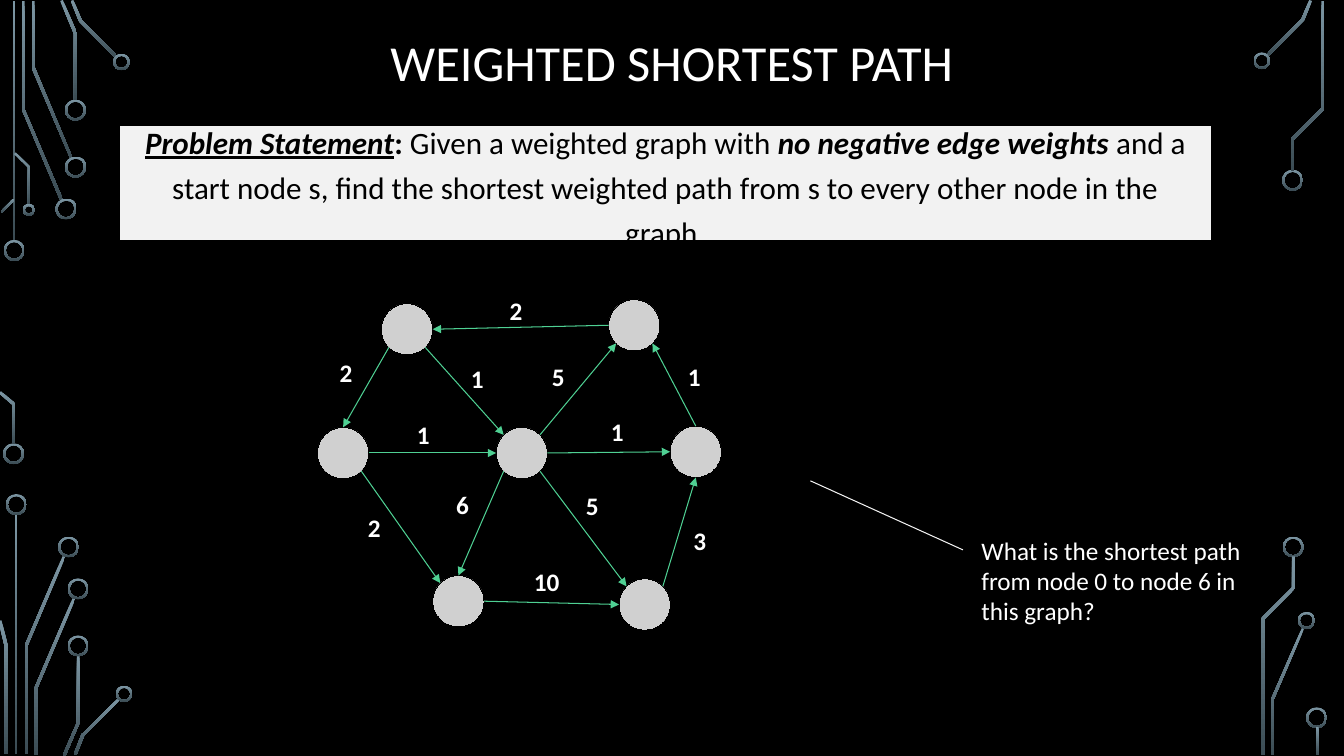
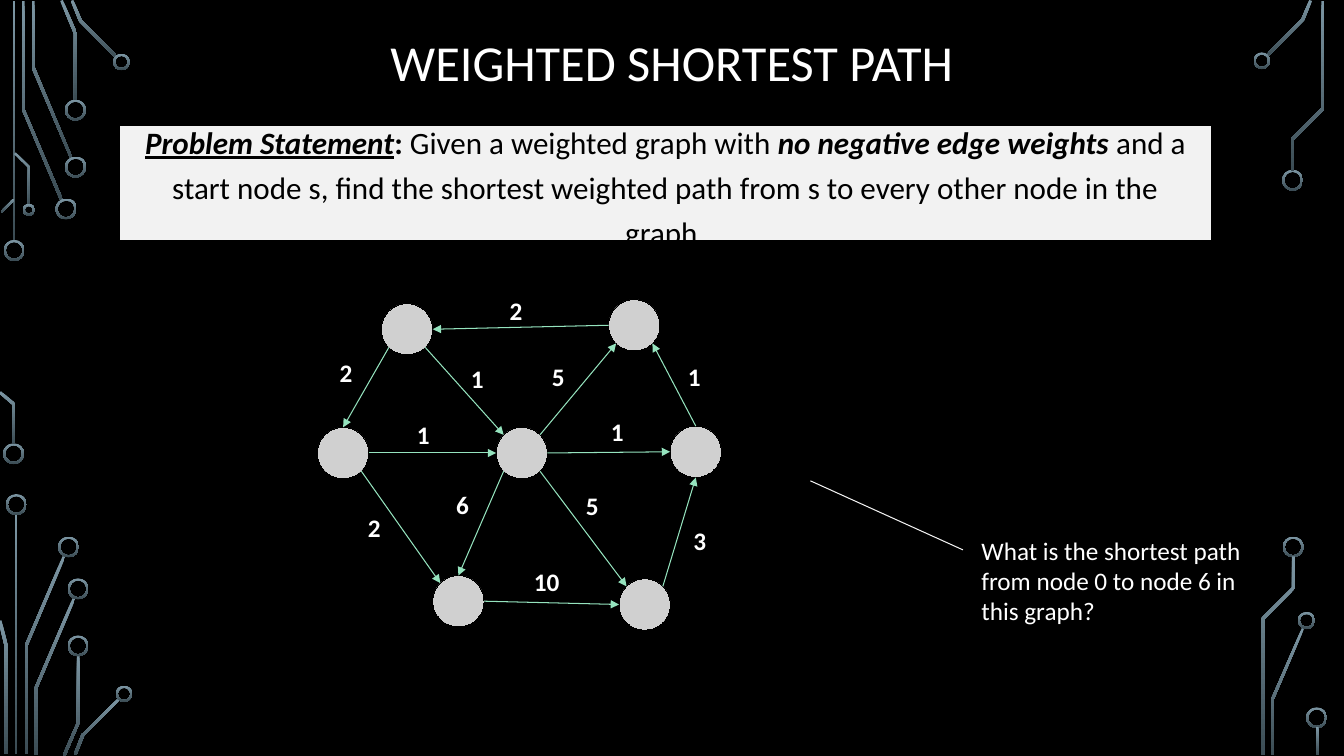
Before and after one commit to markfloryan/dsa2, a slide deck: slide 4 of slides/03-2-DijkstraAndPrim.pptx. Drawn at 1344x756 pixels with LibreOffice and Linux fonts; fonts in the diff are those of the drawing; grey boxes stand for pictures; background and template pictures are left out. Boxes give left, top, right and bottom in pixels: in the first picture for what was removed or moved away, otherwise in the second. Text is boxed around its words. In the diff, an @@ line names an element or a change of style, - is before the commit and + after.

```diff
--- a/slides/03-2-DijkstraAndPrim.pptx
+++ b/slides/03-2-DijkstraAndPrim.pptx
@@ arrow (609, 326) - (433, 330): stroke #4FD093 0.75 pt to #95E3BE 0.75 pt @@
@@ arrow (389, 348) - (343, 427): stroke #4FD093 0.75 pt to #95E3BE 0.75 pt @@
@@ arrow (425, 348) - (504, 435): stroke #4FD093 0.75 pt to #95E3BE 0.75 pt @@
@@ arrow (540, 435) - (616, 344): stroke #4FD093 0.75 pt to #95E3BE 0.75 pt @@
@@ arrow (696, 426) - (652, 344): stroke #4FD093 0.75 pt to #95E3BE 0.75 pt @@
@@ arrow (361, 471) - (441, 583): stroke #4FD093 0.75 pt to #95E3BE 0.75 pt @@
@@ arrow (369, 453) - (496, 453): stroke #4FD093 0.75 pt to #95E3BE 0.75 pt @@
@@ arrow (504, 471) - (459, 576): stroke #4FD093 0.75 pt to #95E3BE 0.75 pt @@
@@ arrow (540, 471) - (627, 587): stroke #4FD093 0.75 pt to #95E3BE 0.75 pt @@
@@ arrow (547, 453) - (670, 452): stroke #4FD093 0.75 pt to #95E3BE 0.75 pt @@
@@ arrow (663, 587) - (696, 478): stroke #4FD093 0.75 pt to #95E3BE 0.75 pt @@
@@ arrow (484, 601) - (619, 605): stroke #4FD093 0.75 pt to #95E3BE 0.75 pt @@
```
Also in this commit, not shown: 7 other slides changed, 12 slides added, 1 other file.
